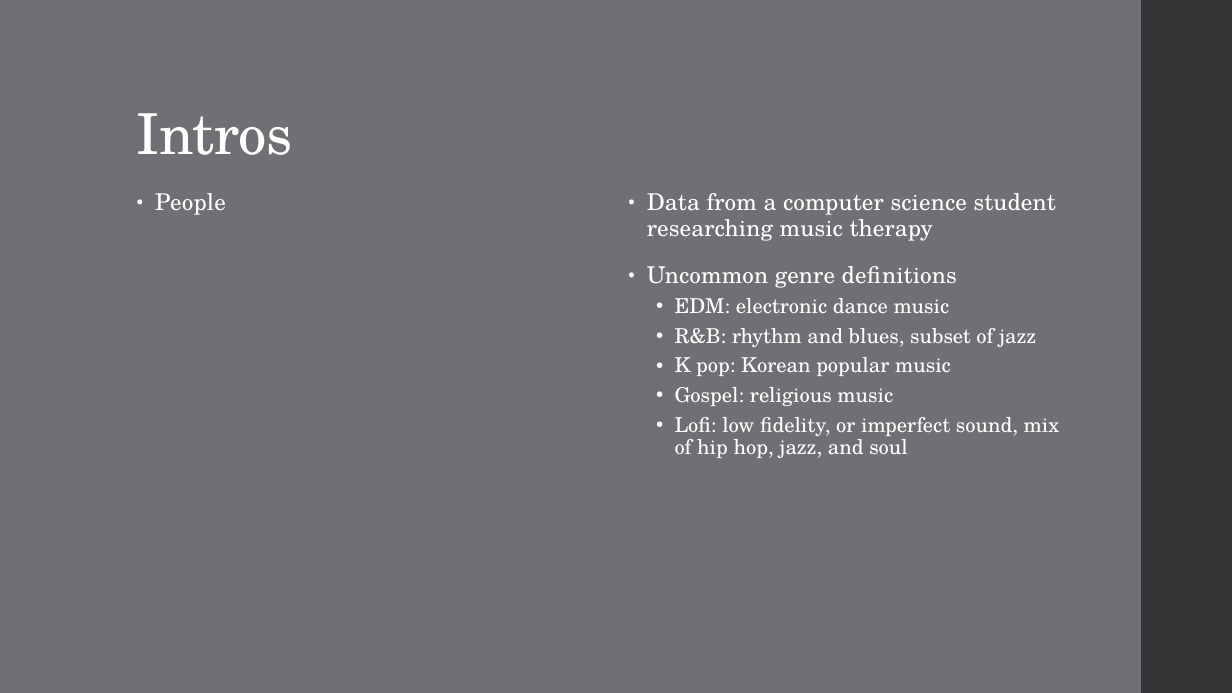
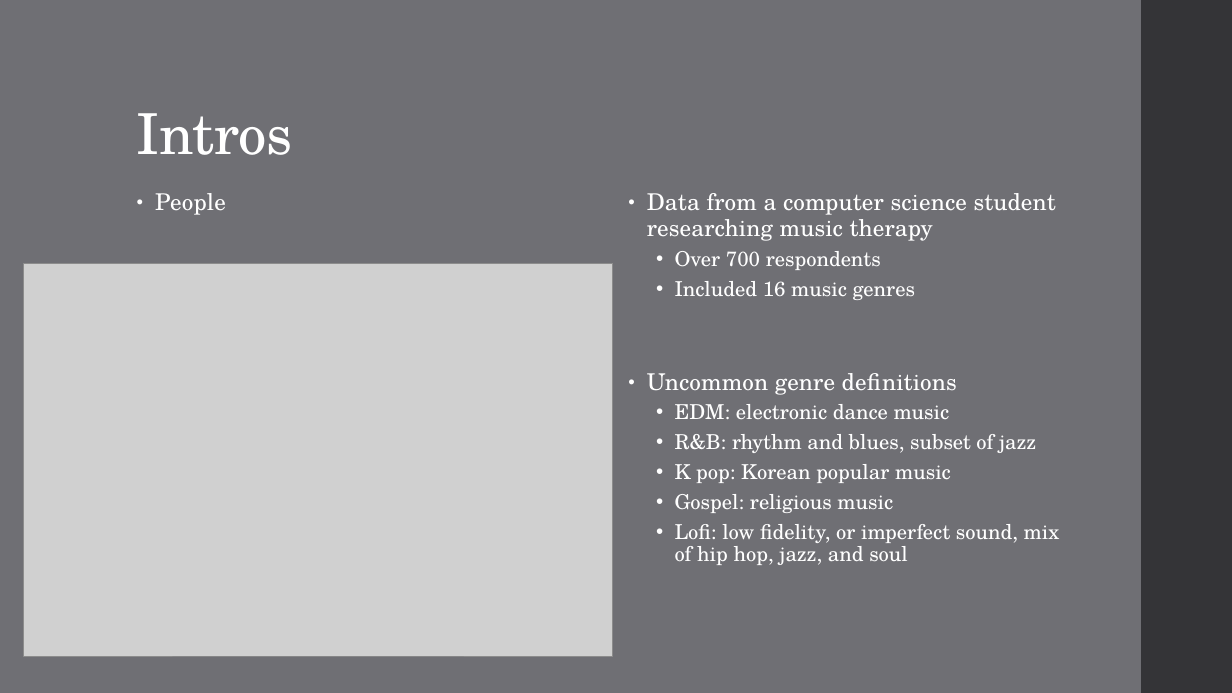
Before and after one commit to TheWizler/project1_group_10, a slide deck: slide 2 of Sarah's_work/Project 1 Presentation.pptx. Drawn at 1232x693 pixels with LibreOffice and Linux fonts; fonts in the diff are those of the drawing; grey boxes stand for pictures. Boxes give left, top, right and bottom in pixels: in the first picture for what was removed or moved away, otherwise in the second. Text is boxed around its words. In the diff, an @@ line names an element or a change of style, - is before the commit and + after.

```diff
--- a/Sarah's_work/Project 1 Presentation.pptx
+++ b/Sarah's_work/Project 1 Presentation.pptx
@@ picture added at (24, 263, 614, 656) @@
@@ text at (675, 251, 915, 300): paragraphs added @@
+  • Over 700 respondents
+  • Included 16 music genres
```
Also in this commit, not shown: 5 other slides changed, 3 slides added, 1 slide removed, 24 other files.
